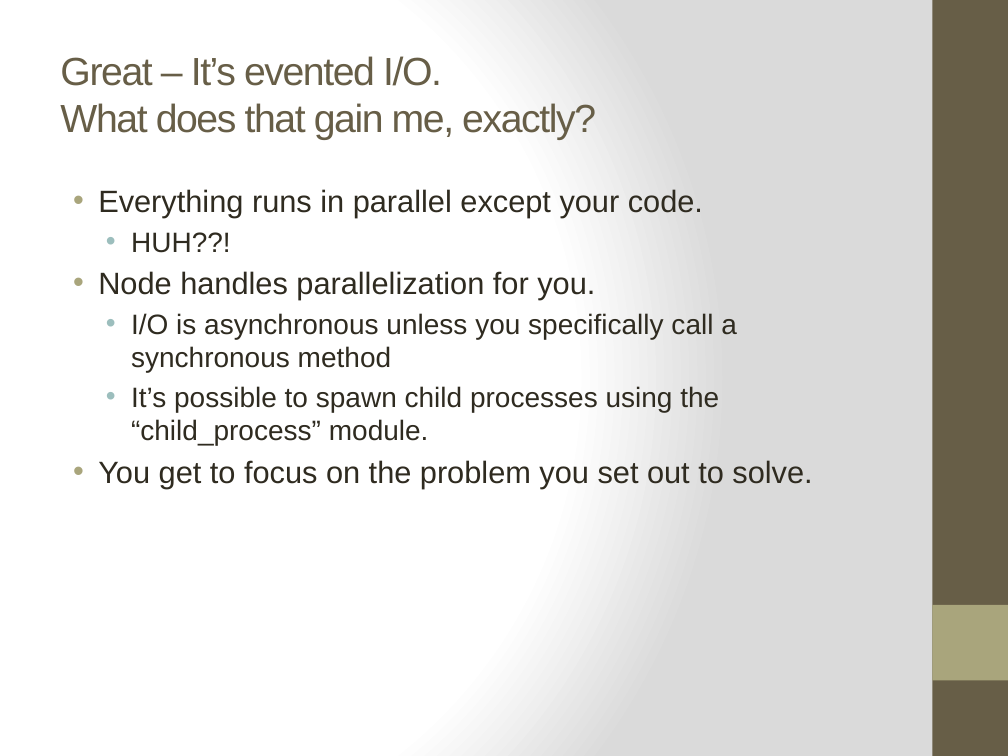
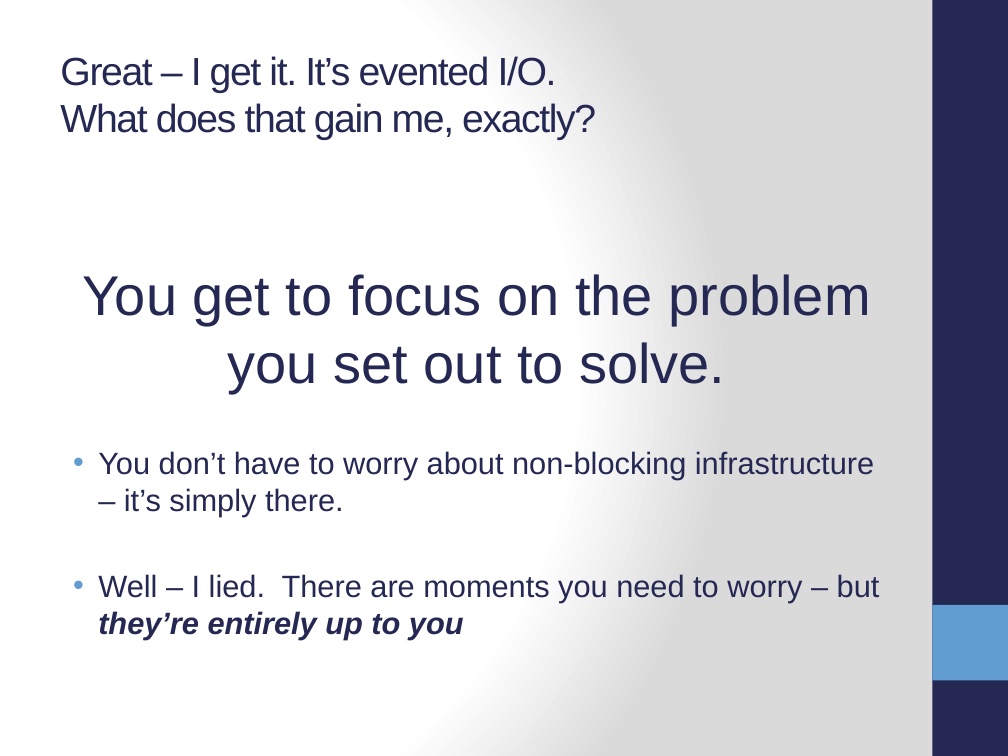
Before and after one commit to ifandelse/DevLink-2011---Getting-Started-With-Nodejs, a slide deck: slide 10 of PowerPoint/GettingStartedWithNodejs.pptx (slide 15 before the commit). Drawn at 1008x756 pixels with LibreOffice and Linux fonts; fonts in the diff are those of the drawing. Boxes give left, top, right and bottom in pixels: in the first picture for what was removed or moved away, otherwise in the second. Text is boxed around its words. In the diff, an @@ line names an element or a change of style, - is before the commit and + after.

```diff
--- a/PowerPoint/GettingStartedWithNodejs.pptx
+++ b/PowerPoint/GettingStartedWithNodejs.pptx
@@ rectangle at [932, 0, 1008, 756]: fill #675E47 to #242852 @@
@@ title at [60, 56, 596, 140]: text changed; text colour #675E47 to #242852 @@
-Great – It’s evented I/O.
-What does that gain me, exactly?
+Great – I get it. It’s evented I/O.
+What does that gain me, exactly?
@@ text at [98, 189, 737, 445]: paragraphs removed @@
-• Everything runs in parallel except your code.
-  • HUH??!
-• Node handles parallelization for you.
-  • I/O is asynchronous unless you specifically call a synchronous method
-  • It’s possible to spawn child processes using the “child_process” module.
@@ text at [83, 274, 870, 392]: size 22 to 40 pt, text colour #2F2B20 to #242852 in "You get to focus on the problem ..."; alignment left to centre; bullet • to none; more space between paragraphs @@
@@ text at [98, 451, 880, 639]: paragraphs added @@
+• You don’t have to worry about non-blocking infrastructure – it’s simply there.
+• Well – I lied. There are moments you need to worry – but they’re entirely up to you
@@ rectangle at [932, 605, 1008, 680]: fill #A9A57C to #629DD1 @@
```
Also in this commit, not shown: 14 other slides changed, 11 slides added, 5 other files.
